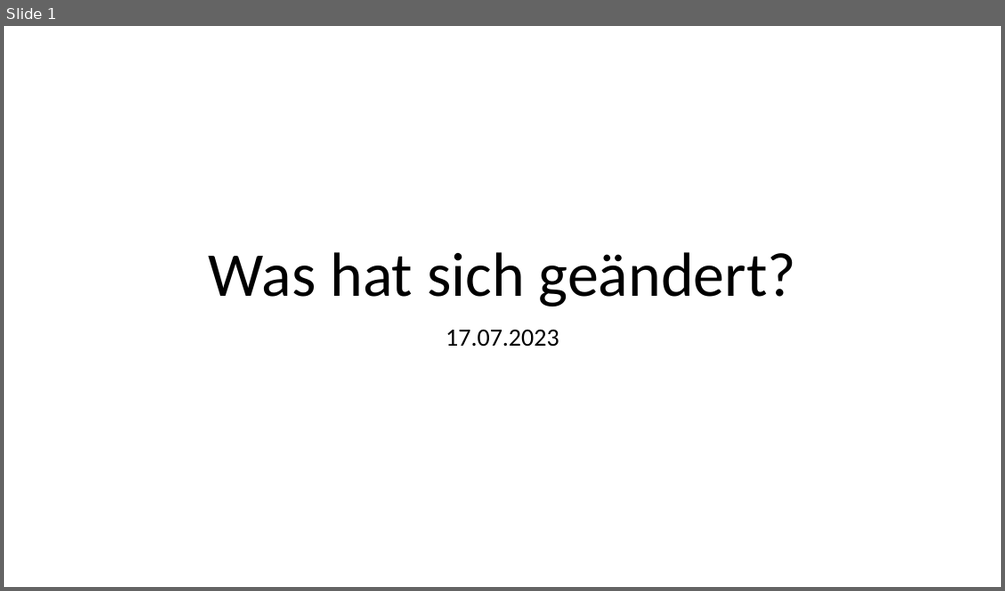
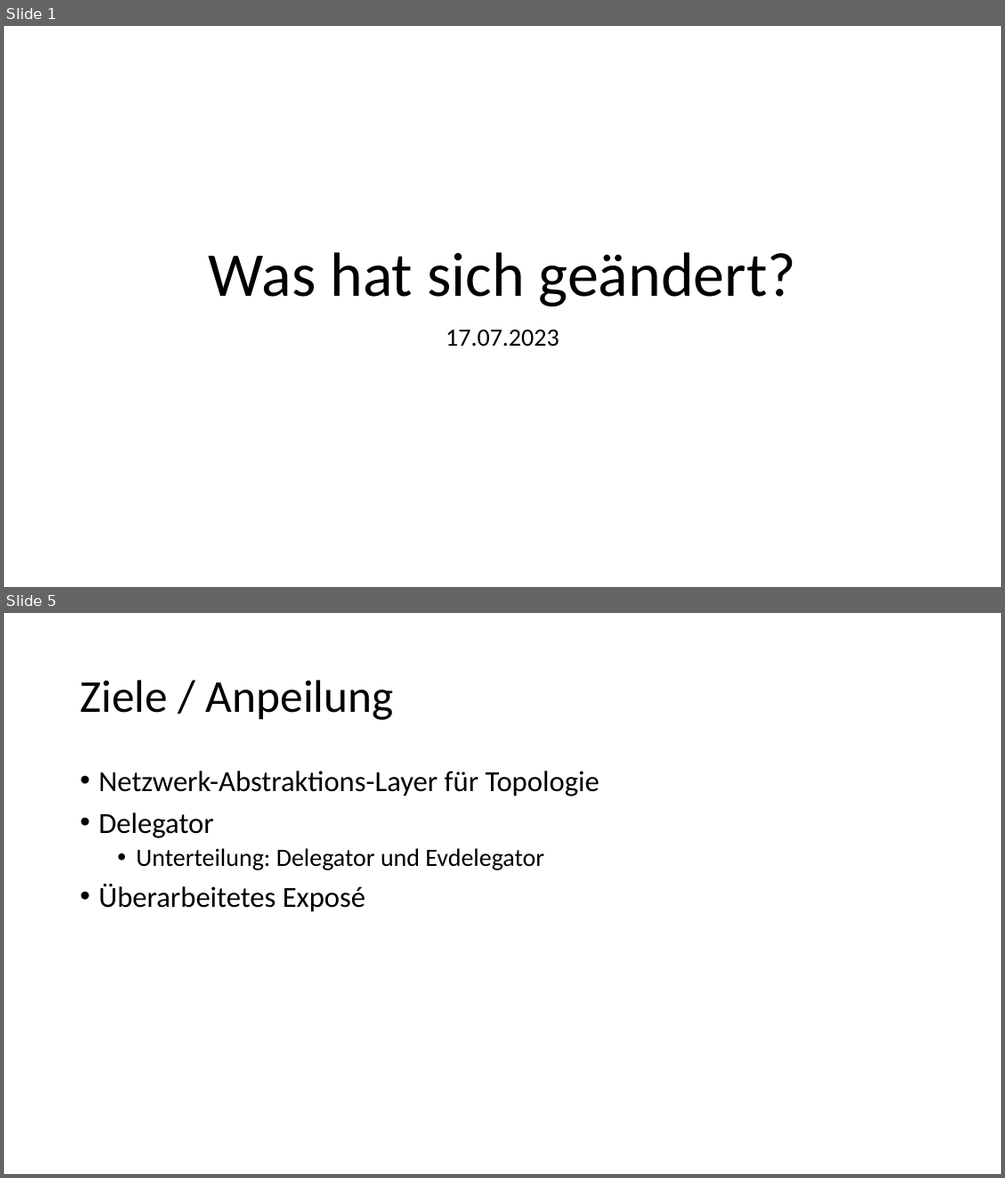
Before and after one commit to AnonyMIkus/sciascid-libpaxos-d255f8b67a32, a slide deck: Vortrag/2023_07_17.pptx. Shown one above the other, each under a label of ours: slide 1 before the commit, slides 1 and 5 after it; the slides between them are not shown. The pictures are 1005x591 and 1005x1178 pixels, drawn with LibreOffice and Linux fonts; fonts in the diff are those of the drawing. Boxes give left, top, right and bottom in pixels: in the first picture for what was removed or moved away, otherwise in the second. Text is boxed around its words. In the diff, an @@ line names an element or a change of style, - is before the commit and + after.

```diff
--- a/Vortrag/2023_07_17.pptx
+++ b/Vortrag/2023_07_17.pptx
@@ slide 5 added at (4, 613, 1001, 1174), background #FFFFFF @@
@@ title added at (80, 680, 394, 720), 44 pt, text #000000 @@
+Ziele / Anpeilung
@@ text added at (98, 771, 599, 912), 28 pt, text #000000 @@
+• Netzwerk-Abstraktions-Layer für Topologie
+• Delegator
+  • Unterteilung: Delegator und Evdelegator
+• Überarbeitetes Exposé
```
Also in this commit, not shown: 2 slides changed, 1 other slide added, 1 slide removed.
